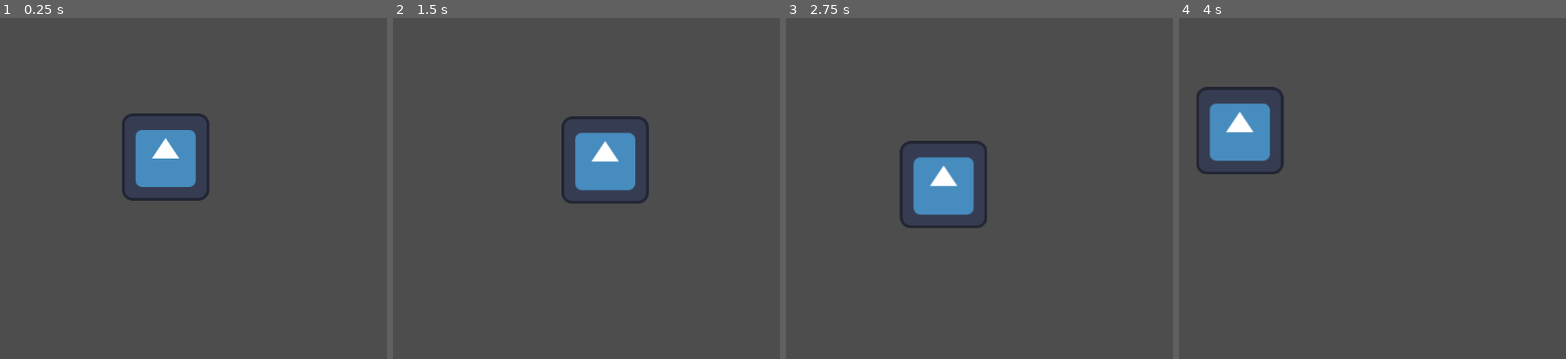
Above: before the commit, frames 1-4 (left to right).
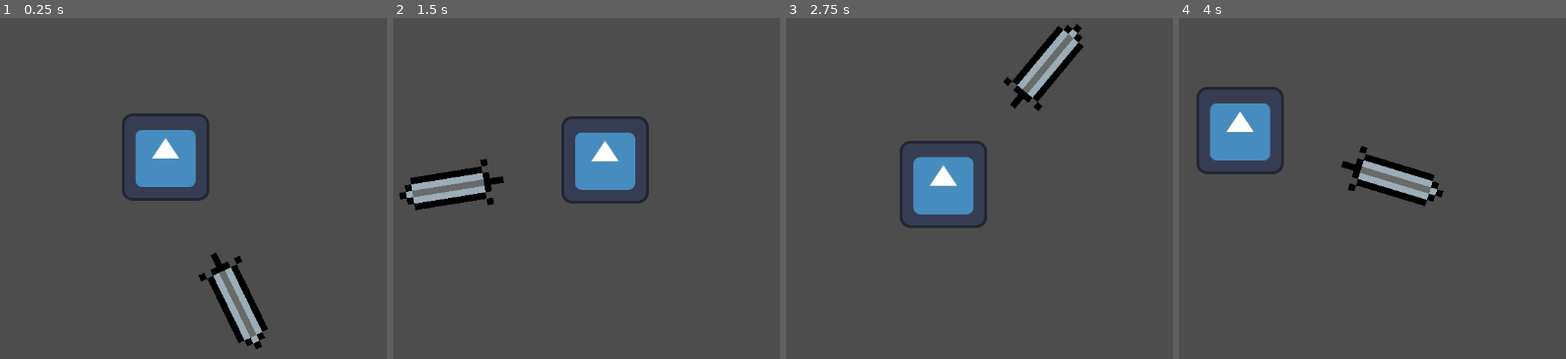
Above: after the commit, the same moments.

Repository: Bloopskidoodle/beegame
Game: Godot game, scene res://Test_Game.tscn
Two runs of this game, one before a commit and one after it. Both use one fixed random seed, a clock stepped at 60 frames per second and the inputs below. The engine's default icon, where the game draws it, is replaced by a stand-in: a white triangle on a blue panel in a dark square.
Inputs (mouse positions are in pixels of both pictures, inside the frame that each line leads up to):
- Up to frame 1 (0.25 s): no input
- Up to frame 2 (1.5 s): tap Enter at 0.5 s; move the mouse to (741, 150) at 0.52 s; hold D (move_right) 0.53-1.28 s; tap Space at 1.25 s; move the mouse to (408, 195) at 1.27 s; hold S (move_down) from 1.28 s (still down)
- Up to frame 3 (2.75 s): move the mouse to (1037, 75) at 2.02 s; release S (move_down) at 2.03 s; hold D (move_right) from 2.03 s (still down)
- Up to frame 4 (4 s): tap Enter at 2.75 s; move the mouse to (1314, 260) at 2.77 s; release D (move_right) at 2.78 s; hold W (move_up) 2.78-3.53 s; move the mouse to (outside the picture) at 3.52 s; hold A (move_left) from 3.53 s (still down)

The runs differ from the first frame. In frame 1, 2.1% of the frame differs, in the area x 51-70%, y 68-98%; in frame 2, 2.2%; in frame 3, 2.2%; in frame 4, 2.3%, in the area x 7-69%, y 25-56%.

Commit message:
Added some stuff to main scene and started working on the weapon system

Diff:
--- /dev/null
+++ b/Item.gd
@@ -0,0 +1,4 @@
+extends Sprite2D
+
+func _process(delta: float) -> void:
+	look_at(get_global_mouse_position())
--- a/Test_Game.tscn
+++ b/Test_Game.tscn
@@ -1,7 +1,8 @@
-[gd_scene load_steps=3 format=3 uid="uid://7xxjabhfkahu"]
+[gd_scene load_steps=4 format=3 uid="uid://7xxjabhfkahu"]
 
 [ext_resource type="PackedScene" uid="uid://b2rm4tmnv50bp" path="res://player.tscn" id="1_liw1t"]
 [ext_resource type="PackedScene" uid="uid://bn7dqyt6wene8" path="res://DynamicCamera.tscn" id="2_r15pv"]
+[ext_resource type="PackedScene" uid="uid://6qo7l8ckesk" path="res://Weapon.tscn" id="3_yheao"]
 
 [node name="Test_Game" type="Node2D"]
 
@@ -9,3 +10,6 @@
 
 [node name="Dynamic Camera" parent="Player" instance=ExtResource("2_r15pv")]
 position = Vector2(12, 23)
+
+[node name="Weapon" parent="Player" instance=ExtResource("3_yheao")]
+position = Vector2(2.70129, 3.86743)
--- /dev/null
+++ b/Weapon.tscn
@@ -0,0 +1,12 @@
+[gd_scene load_steps=3 format=3 uid="uid://6qo7l8ckesk"]
+
+[ext_resource type="Texture2D" uid="uid://dgw6xbfl7cgvt" path="res://sword.png" id="1_7r2pa"]
+[ext_resource type="Script" path="res://Item.gd" id="2_53b2b"]
+
+[node name="Weapon" type="Node2D"]
+
+[node name="Item" type="Sprite2D" parent="."]
+scale = Vector2(9.60497, 9.60497)
+texture = ExtResource("1_7r2pa")
+offset = Vector2(24, 0)
+script = ExtResource("2_53b2b")
--- a/project.godot
+++ b/project.godot
@@ -45,3 +45,7 @@
 , Object(InputEventKey,"resource_local_to_scene":false,"resource_name":"","device":-1,"window_id":0,"alt_pressed":false,"shift_pressed":false,"ctrl_pressed":false,"meta_pressed":false,"pressed":false,"keycode":0,"physical_keycode":4194322,"key_label":0,"unicode":0,"echo":false,"script":null)
 ]
 }
+
+[rendering]
+
+textures/canvas_textures/default_texture_filter=0
Binary file added: sword.png
Not shown, added: sword.png.import
